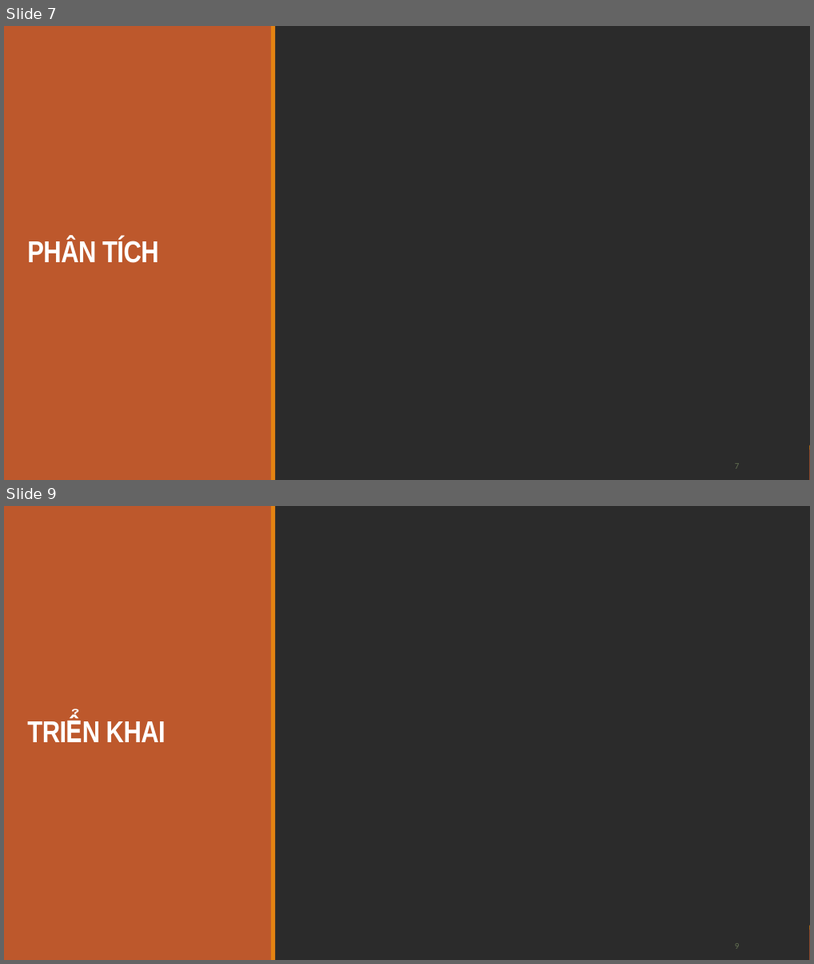
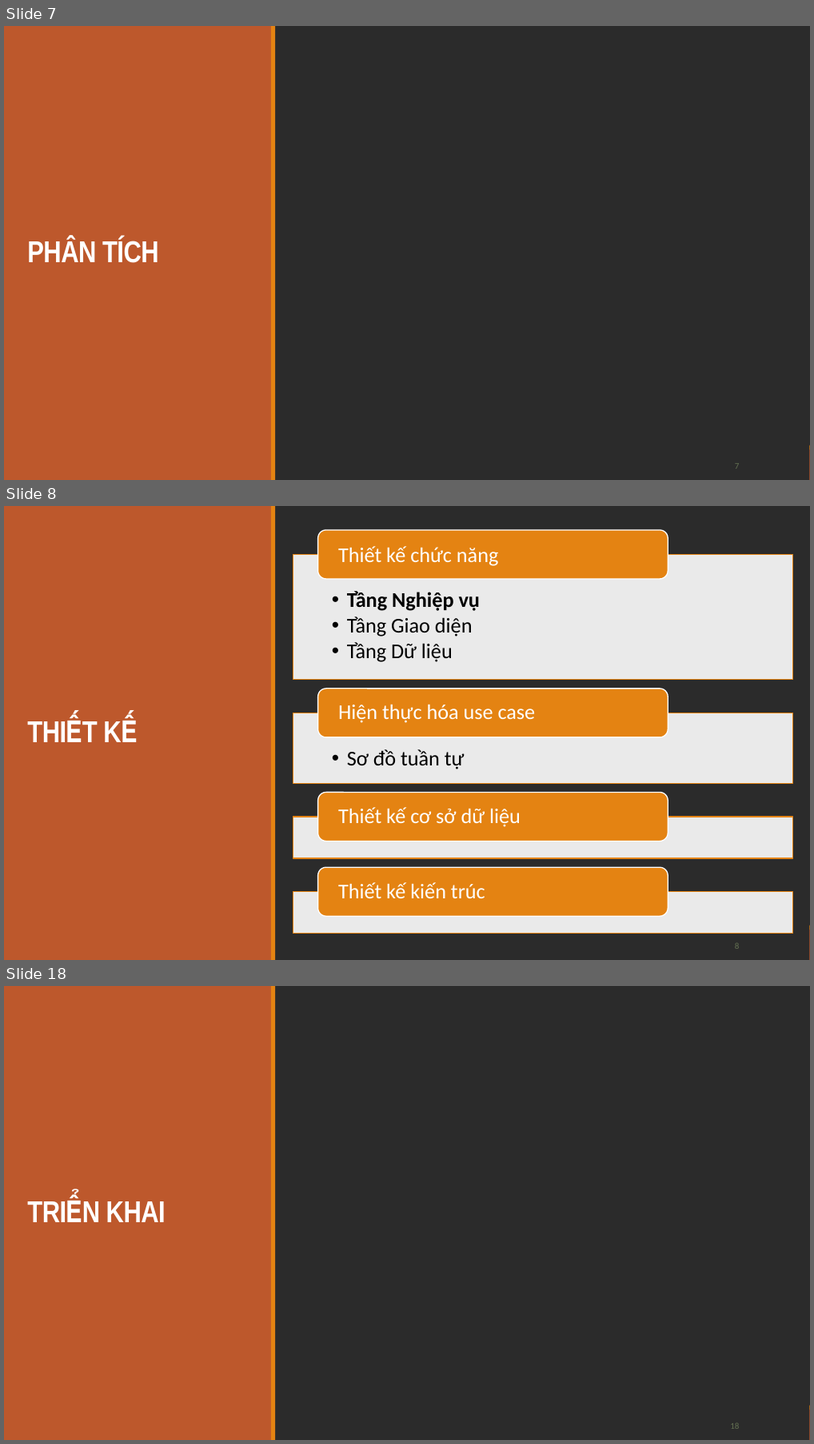
Before and after one commit to trandinhlam/master_2nd_semester, a slide deck: HoachDinhChienLuoc/DoAnHoachDinhChienLuoc.pptx. Shown one above the other, each under a label of ours: slides 7 and 9 before the commit, slides 7, 8 and 18 after it; the slides between them are not shown. The pictures are 814x964 and 814x1444 pixels, drawn with LibreOffice and Linux fonts; fonts in the diff are those of the drawing; background and template pictures are left out; a plain dark background stands for a picture behind light text. Boxes give left, top, right and bottom in pixels: in the first picture for what was removed or moved away, otherwise in the second. Text is boxed around its words. In the diff, an @@ line names an element or a change of style, - is before the commit and + after.

```diff
--- a/HoachDinhChienLuoc/DoAnHoachDinhChienLuoc.pptx
+++ b/HoachDinhChienLuoc/DoAnHoachDinhChienLuoc.pptx
@@ slide 8 added at (4,506,810,960), background picture (left out); not listed: 2 template elements that a slide beside it also shows @@
@@ rectangle added at (4,506,810,960), fill #FFFFFF @@
@@ rectangle added at (4,506,272,960), fill #BD582C @@
@@ rectangle added at (271,506,276,960), fill #E48312 @@
@@ title added at (22,546,266,919), 36 pt, text #FFFFFF, bold @@
+THIẾT KẾ
@@ group added at (293,530,794,933): 6 texts, 4 rectangles, 4 rounded rectangles @@
+  • Tầng Nghiệp vụ
+  • Tầng Giao diện
+  • Tầng Dữ liệu
+Thiết kế chức năng
+  • Sơ đồ tuần tự
+Hiện thực hóa use case
+Thiết kế cơ sở dữ liệu
+Thiết kế kiến trúc
@@ page number added at (735,943,740,948), 10.5 pt, text #637052 @@
+8
@@ what was slide 9 is now slide 18 @@
@@ page number at (730,1423,739,1428): text changed @@
-9
+18
```
Also in this commit, not shown: 9 other slides added, 1 slide removed.
